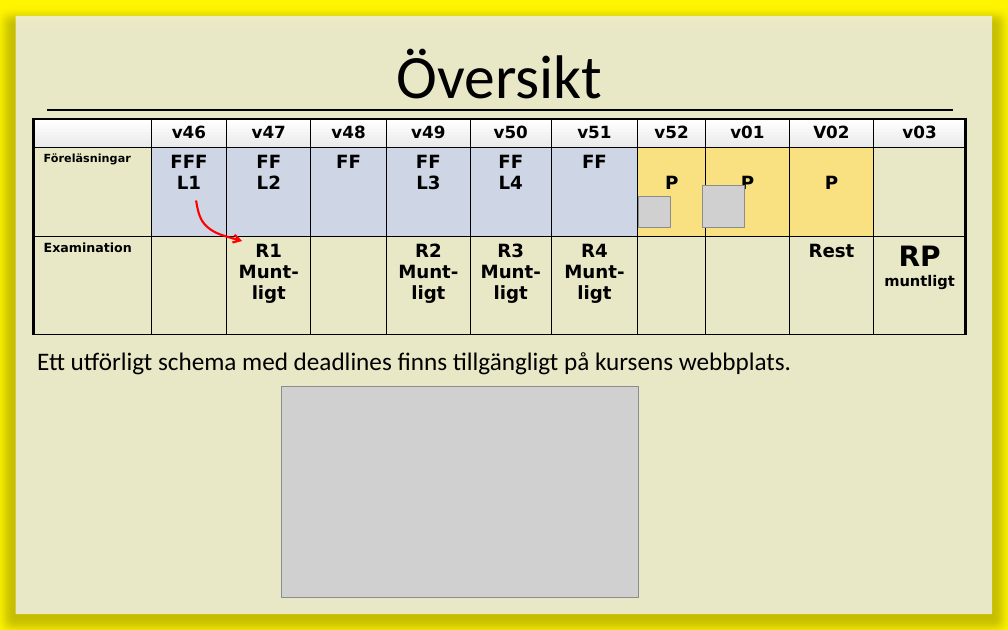
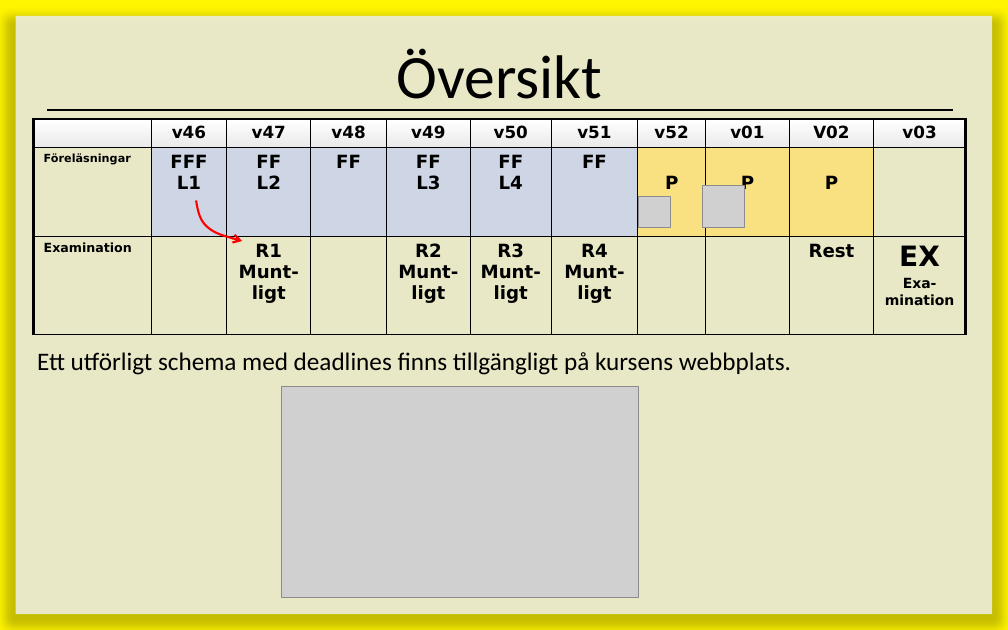
Before and after one commit to ed222an/Kursmaterial-JavaScript, a slide deck: slide 6 of lectures/E00 - Introduktion/Introduktion.pptx. Drawn at 1008x630 pixels with LibreOffice and Linux fonts; fonts in the diff are those of the drawing; grey boxes stand for pictures; background and template pictures are left out. Boxes give left, top, right and bottom in pixels: in the first picture for what was removed or moved away, otherwise in the second. Text is boxed around its words. In the diff, an @@ line names an element or a change of style, - is before the commit and + after.

```diff
--- a/lectures/E00 - Introduktion/Introduktion.pptx
+++ b/lectures/E00 - Introduktion/Introduktion.pptx
@@ table at [33,119,965,335] @@
-row 3, column 11: RP muntligt
+row 3, column 11: EX / Exa-mination
```
Also in this commit, not shown: 7 other slides changed, 1 other file.
